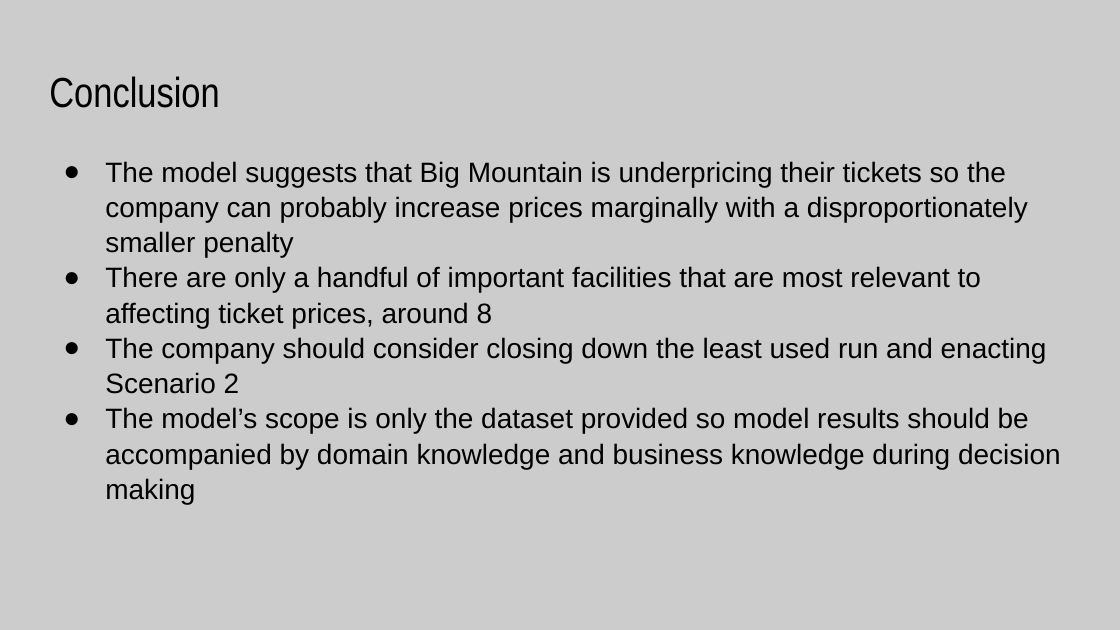
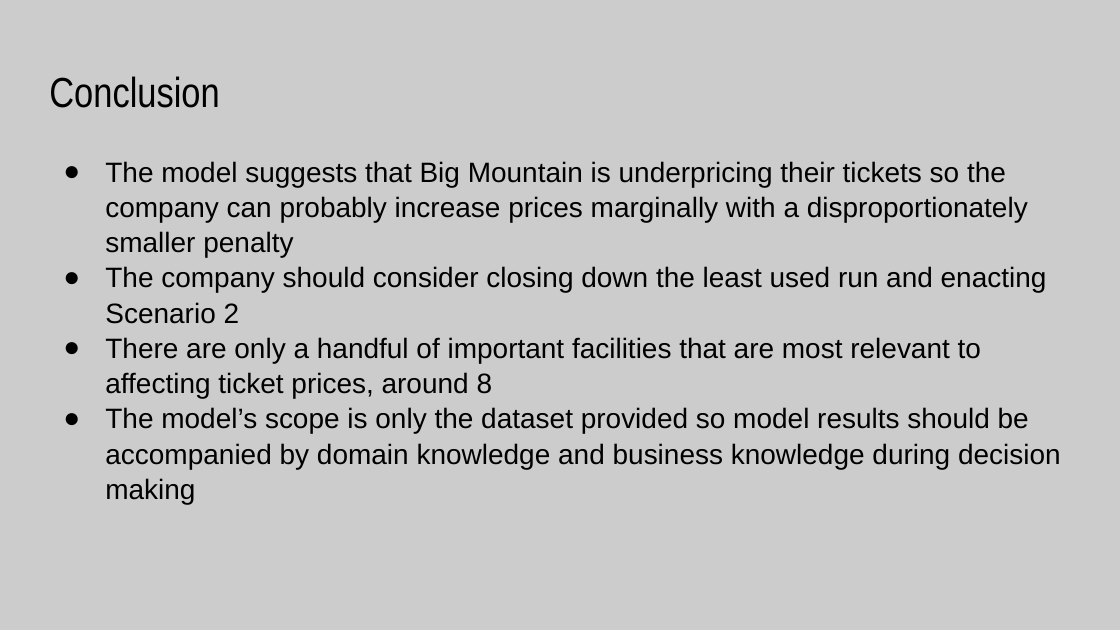
Before and after one commit to shaisid01/Data-Science, a slide deck: slide 7 of CapstoneProjects/Big Mountain Ski Resort/Docs/Project Slides.pptx. Drawn at 1120x630 pixels with LibreOffice and Linux fonts; fonts in the diff are those of the drawing. Boxes give left, top, right and bottom in pixels: in the first picture for what was removed or moved away, otherwise in the second. Text is boxed around its words. In the diff, an @@ line names an element or a change of style, - is before the commit and + after.

Commit message:
Corrections

```diff
--- a/CapstoneProjects/Big Mountain Ski Resort/Docs/Project Slides.pptx
+++ b/CapstoneProjects/Big Mountain Ski Resort/Docs/Project Slides.pptx
@@ text at <box>105,266,1047,324</box>: paragraph added @@
+● The company should consider closing down the least used run and enacting Scenario 2
@@ text at <box>105,337,1047,394</box>: paragraph removed @@
-● The company should consider closing down the least used run and enacting Scenario 2
```
